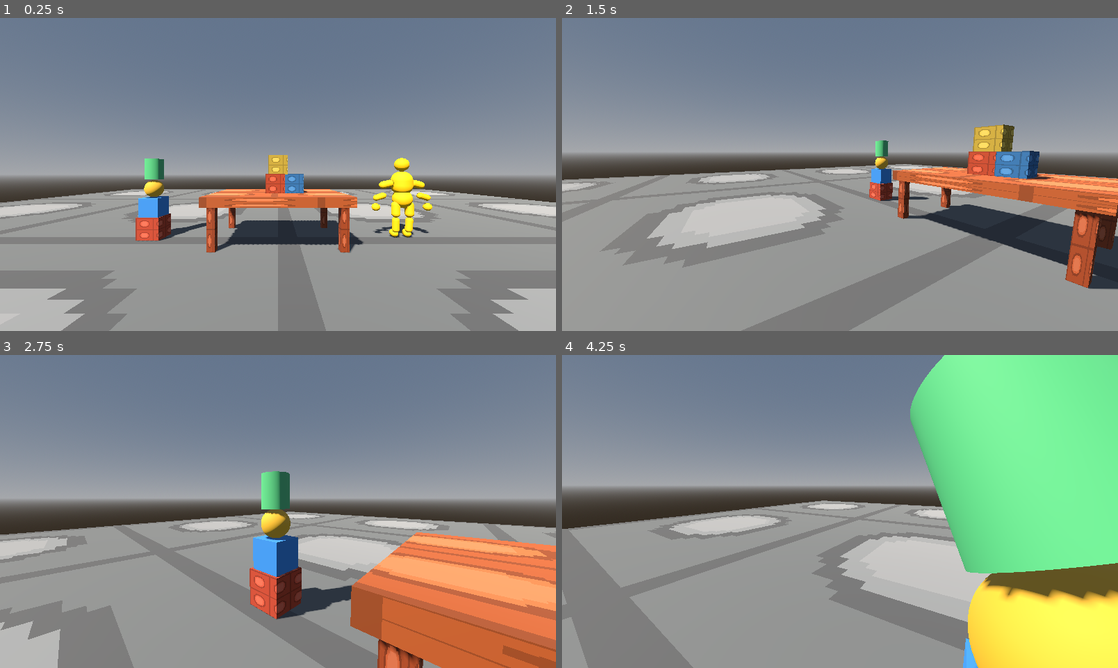
Above: before the commit, frames 1-4 (two rows, left to right).
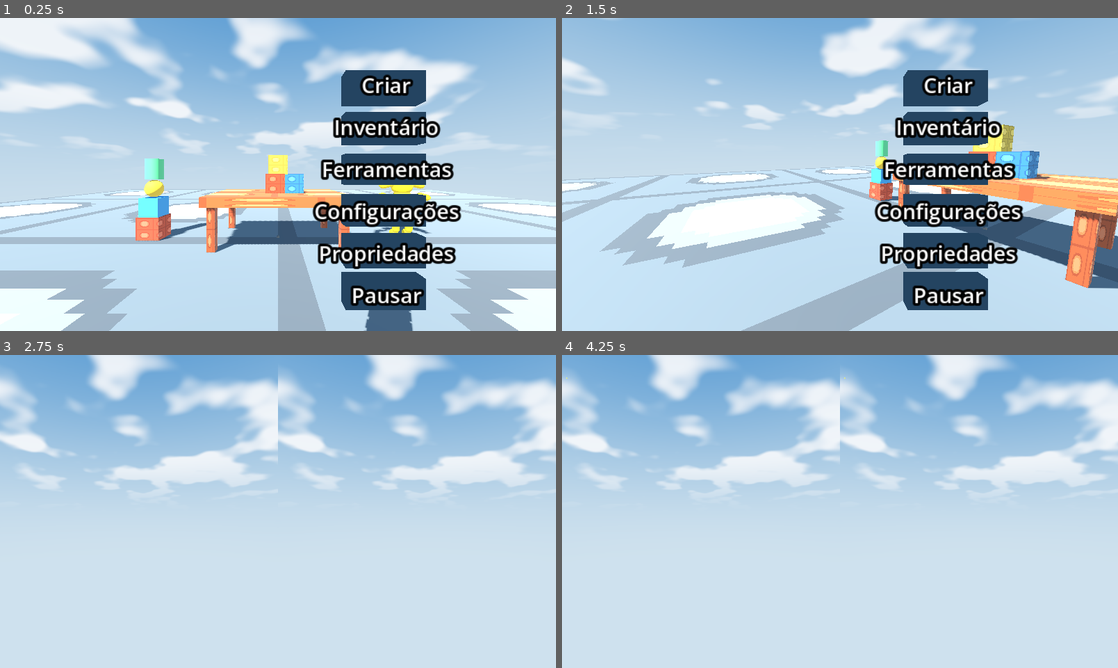
Above: after the commit, the same moments.

Repository: chaloapps011-cyber/HANDS-SANDBOX
Game: Godot game, scene res://scenes/main.tscn
The game is run twice, just before and just after one commit, with the same random seed, the same clock (stepped at 60 frames per second) and the same inputs.
Inputs (mouse positions are in pixels of both pictures, inside the frame that each line leads up to):
- Up to frame 1 (0.25 s): no input
- Up to frame 2 (1.5 s): tap Enter at 0.5 s; move the mouse to (962, 158) at 0.52 s; hold Right (ui_right) 0.53-1.28 s; tap V at 0.6, 1.35 s; click (962, 158) at 0.67 s; move the mouse to (812, 174) at 1.27 s; hold Up (ui_up) from 1.28 s (still down)
- Up to frame 3 (2.75 s): keep holding Up (ui_up); move the mouse to (289, 505) at 2.02 s; tap V at 2.1 s
- Up to frame 4 (4.25 s): keep holding Up (ui_up); move the mouse to (834, 517) at 2.77 s; tap V at 2.85, 3.6 s; click (834, 517) at 2.92 s; move the mouse to (878, 514) at 3.52 s

The runs differ from the first frame. In frame 1, 100% of the frame differs, in the area x 0-100%, y 0-100%; in frame 2, 100%; in frame 3, 100%; in frame 4, 100%.
Error before the commit: Parse Error: Cannot infer the type of "active" variable because the value doesn't have a set type. (res://scripts/input/hand_tracking_bridge.gd:48)

Commit message:
Optimize shared baseplate materials, tracking-loss integration, and Android scene visuals

Diff:
--- a/scripts/input/hand_tracking_bridge.gd
+++ b/scripts/input/hand_tracking_bridge.gd
@@ -1,7 +1,5 @@
 extends Node3D
-## Polls the native Android MediaPipe bridge. No synthetic landmark source is used.
-## `hands_updated` emits dictionaries containing side, confidence and all 21 landmarks.
-
+## Polls real Android MediaPipe frames. No synthetic landmarks are provided.
 signal hands_updated(hands: Array)
 signal tracking_state_changed(active: bool)
 
@@ -39,13 +37,15 @@
 		_bridge.start_tracking()
 	var frame: Dictionary = _bridge.get_latest_frame()
 	var timestamp := int(frame.get("timestamp_ms", -1))
+	var hands: Array = frame.get("hands", [])
+	var fresh := timestamp >= 0 and float(Time.get_ticks_msec() - timestamp) / 1000.0 <= STALE_AFTER_SECONDS
+	var active := bool(frame.get("camera_active", false)) and fresh and not hands.is_empty()
 	if timestamp != _last_timestamp and timestamp >= 0:
 		_last_timestamp = timestamp
-		var hands: Array = frame.get("hands", [])
-		if not hands.is_empty():
-			hands_updated.emit(hands)
-	var fresh := timestamp >= 0 and float(Time.get_ticks_msec() - timestamp) / 1000.0 <= STALE_AFTER_SECONDS
-	var active := bool(frame.get("camera_active", false)) and fresh and not frame.get("hands", []).is_empty()
+		hands_updated.emit(hands if active else [])
+	elif _was_active and not active:
+		# Send one empty frame on tracking loss so renderers/gestures release stale state.
+		hands_updated.emit([])
 	if active != _was_active:
 		_was_active = active
 		tracking_state_changed.emit(active)
--- a/scripts/materials/baseplate.gd
+++ b/scripts/materials/baseplate.gd
@@ -1,6 +1,12 @@
 extends RefCounted
-## Small generated plate/stud texture; no external asset or runtime download required.
+## Procedural baseplate materials cached per tint/roughness to avoid repeated 128x128 image generation.
+static var _material_cache: Dictionary = {}
+
 static func make(tint: Color, roughness: float = 0.8) -> StandardMaterial3D:
+	var safe_roughness := clampf(roughness, 0.0, 1.0)
+	var cache_key := "%s_%.3f" % [tint.to_html(true), safe_roughness]
+	if _material_cache.has(cache_key):
+		return _material_cache[cache_key]
 	var image := Image.create(128, 128, false, Image.FORMAT_RGBA8)
 	var base := tint.darkened(0.16)
 	var groove := tint.darkened(0.32)
@@ -22,6 +28,7 @@
 			image.set_pixel(x, y, color)
 	var material := StandardMaterial3D.new()
 	material.albedo_texture = ImageTexture.create_from_image(image)
-	material.roughness = roughness
+	material.roughness = safe_roughness
 	material.texture_filter = BaseMaterial3D.TEXTURE_FILTER_NEAREST
+	_material_cache[cache_key] = material
 	return material
--- a/scripts/world/main_world.gd
+++ b/scripts/world/main_world.gd
@@ -10,6 +10,7 @@
 const GestureInteraction = preload("res://scripts/gestures/gesture_interaction.gd")
 const WorldMenu = preload("res://scripts/ui/world_menu_3d.gd")
 const VRBoxStereo = preload("res://scripts/vr/vr_box_stereo.gd")
+const AnimatedSkyShader = preload("res://shaders/animated_cloud_sky.gdshader")
 
 var selected_object: RigidBody3D
 var gravity_enabled := true
@@ -50,18 +51,21 @@
 	var environment := Environment.new()
 	environment.background_mode = Environment.BG_SKY
 	environment.sky = Sky.new()
-	environment.sky.sky_material = ProceduralSkyMaterial.new()
-	environment.ambient_light_source = Environment.AMBIENT_SOURCE_COLOR
-	environment.ambient_light_color = Color(0.58, 0.63, 0.72)
-	environment.ambient_light_energy = 0.55
+	var sky_material := ShaderMaterial.new()
+	sky_material.shader = AnimatedSkyShader
+	environment.sky.sky_material = sky_material
+	environment.ambient_light_source = Environment.AMBIENT_SOURCE_SKY
+	environment.ambient_light_energy = 0.62
+	environment.tonemap_mode = Environment.TONE_MAPPER_FILMIC
 	environment_node.environment = environment
 	add_child(environment_node)
+
 	var sun := DirectionalLight3D.new()
 	sun.rotation_degrees = Vector3(-52, -32, 0)
-	sun.light_color = Color(1.0, 0.91, 0.78)
-	sun.light_energy = 1.15
+	sun.light_color = Color(1.0, 0.93, 0.82)
+	sun.light_energy = 1.05
 	sun.shadow_enabled = true
-	sun.directional_shadow_max_distance = 35.0
+	sun.directional_shadow_max_distance = 24.0
 	add_child(sun)
 
 func _add_block(at: Vector3, tint: Color) -> void:
@@ -99,7 +103,6 @@
 	if body.is_in_group("sandbox_objects") and body not in _grouped_objects:
 		_grouped_objects.append(body)
 
-## Existing safe physics constraints grouping is preserved.
 func group_selected_objects() -> void:
 	_grouped_objects = _valid_group_members()
 	if _grouped_objects.size() < 2:
--- /dev/null
+++ b/shaders/animated_cloud_sky.gdshader
@@ -0,0 +1,38 @@
+shader_type sky;
+render_mode use_quarter_res_pass;
+
+uniform vec3 sky_top_color : source_color = vec3(0.22, 0.43, 0.68);
+uniform vec3 horizon_color : source_color = vec3(0.68, 0.78, 0.86);
+uniform vec3 cloud_color : source_color = vec3(0.96, 0.97, 0.98);
+uniform float cloud_coverage : hint_range(0.0, 1.0) = 0.56;
+uniform float cloud_speed : hint_range(0.0, 0.05) = 0.008;
+
+float hash_value(vec2 p) {
+	return fract(sin(dot(p, vec2(127.1, 311.7))) * 43758.5453);
+}
+
+float value_noise(vec2 p) {
+	vec2 cell = floor(p);
+	vec2 local = fract(p);
+	local = local * local * (3.0 - 2.0 * local);
+	float a = hash_value(cell);
+	float b = hash_value(cell + vec2(1.0, 0.0));
+	float c = hash_value(cell + vec2(0.0, 1.0));
+	float d = hash_value(cell + vec2(1.0, 1.0));
+	return mix(mix(a, b, local.x), mix(c, d, local.x), local.y);
+}
+
+void sky() {
+	vec3 direction = normalize(EYEDIR);
+	float vertical = clamp(direction.y * 0.5 + 0.5, 0.0, 1.0);
+	vec3 base = mix(horizon_color, sky_top_color, smoothstep(0.38, 0.98, vertical));
+	if (direction.y > -0.02) {
+		vec2 uv = direction.xz / max(direction.y + 0.22, 0.18);
+		uv = uv * 2.4 + vec2(TIME * cloud_speed, TIME * cloud_speed * 0.23);
+		float noise_value = value_noise(uv) * 0.58 + value_noise(uv * 2.1 + 13.7) * 0.29 + value_noise(uv * 4.2 + 5.2) * 0.13;
+		float clouds = smoothstep(cloud_coverage, min(cloud_coverage + 0.16, 0.98), noise_value);
+		float horizon_fade = smoothstep(-0.02, 0.28, direction.y);
+		base = mix(base, cloud_color, clouds * horizon_fade * 0.82);
+	}
+	COLOR = base;
+}
